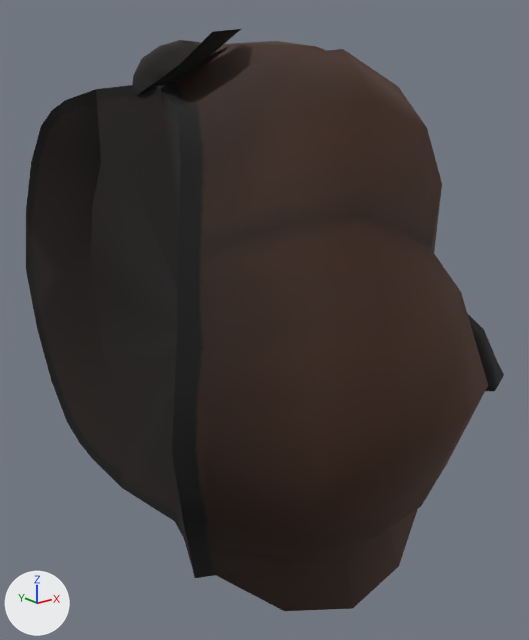
The glTF model game/assets/player/outfits/head_l1151.glb, before and after one commit.
Before and after are seen from a 50 mm lens placed at (-0.148, -0.627, 0.231), pointed at (0.348, -0.008, -0.017). The lights are fixed; the arrows at lower left show +X, +Y and +Z. The older version comes first. Where no turn or scale is listed for an object, it has been applied to the vertices.

Objects in the first picture: 'L1151'.
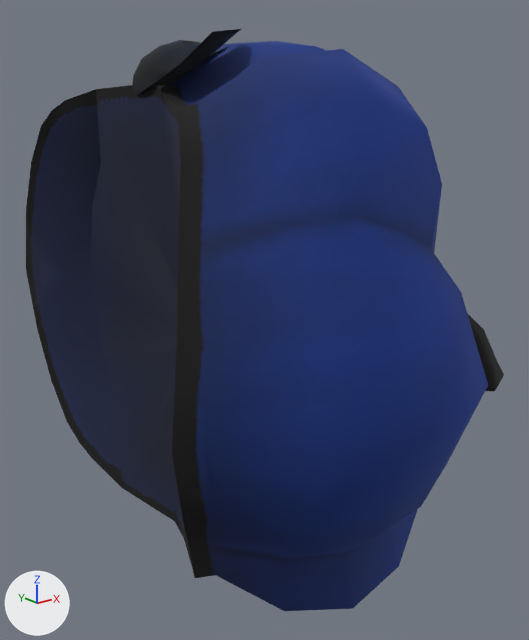
Diff of the bpy script that builds the scene:
```diff
--- a/game/assets/player/outfits/head_l1151.glb.py
+++ b/game/assets/player/outfits/head_l1151.glb.py
@@ img_b1151h01b__1804f0_png @@
+img_b1151h01b__1804f0_png = load_image('b1151h01b__1804f0.png', '../textures/b1151h01b__1804f0.png', 512, 512, 'sRGB')
@@ mat_b1151h01b__1804f0 @@
+mat_b1151h01b__1804f0 = bpy.data.materials.new('b1151h01b__1804f0')
+# uses the picture img_b1151h01b__1804f0_png
@@ me_l1151 @@
 me_l1151.from_pydata(...)  # 391 vertices, 658 faces; spans x -0.022..0.464, y -0.232..0.453, z -0.293..0.286
-me_l1151.materials.append(mat_b1151h01b__1ddd18)
+me_l1151.materials.append(mat_b1151h01b__1804f0)
```

Location of each change, [x1, y1, x2, y2] in pixels of the pictures (529 x 640 px):
'L1151', recoloured
    both: [29, 30, 491, 611]
